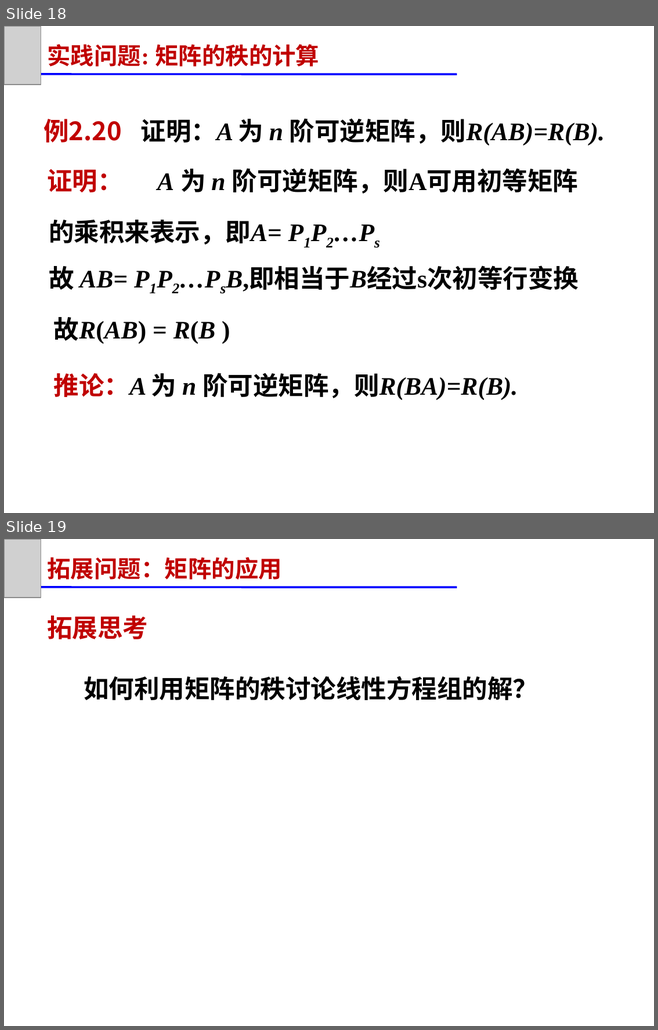
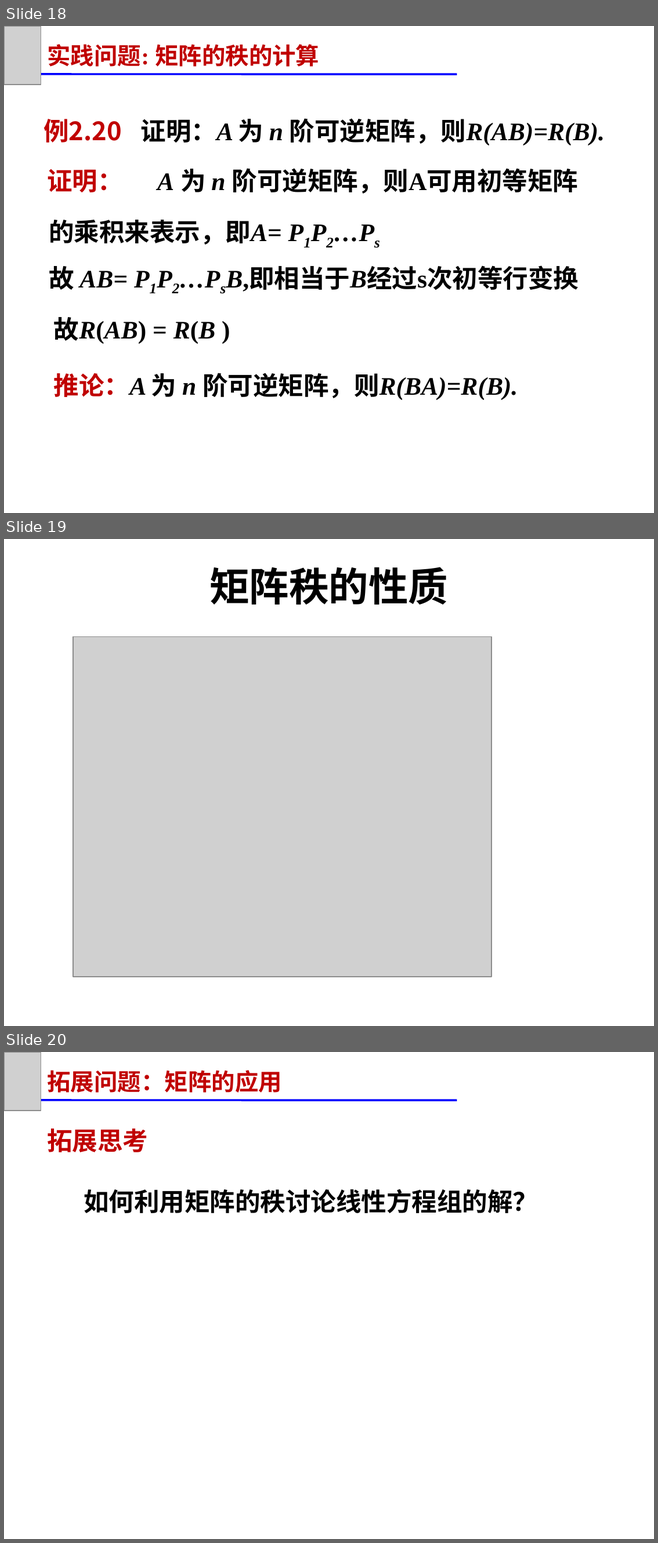
Before and after one commit to zeemeil/zeemeil.github.io, a slide deck: files/2025_2_LM/1104_0206.pptx. Shown one above the other, each under a label of ours: slides 18 and 19 before the commit, slides 18, 19 and 20 after it. The pictures are 658x1030 and 658x1543 pixels, drawn with LibreOffice and Linux fonts; fonts in the diff are those of the drawing; grey boxes stand for pictures. Boxes give left, top, right and bottom in pixels: in the first picture for what was removed or moved away, otherwise in the second. Text is boxed around its words. In the diff, an @@ line names an element or a change of style, - is before the commit and + after.

```diff
--- a/files/2025_2_LM/1104_0206.pptx
+++ b/files/2025_2_LM/1104_0206.pptx
@@ slide 19 added at box(4, 539, 654, 1026), background #FFFFFF @@
@@ text added at box(209, 567, 448, 605), 44 pt, text #000000, bold @@
+矩阵秩的性质
@@ picture added at box(73, 637, 491, 977) @@
@@ what was slide 19 is now slide 20 @@
```
Also in this commit, not shown: 1 slide changed, 11 other files.
